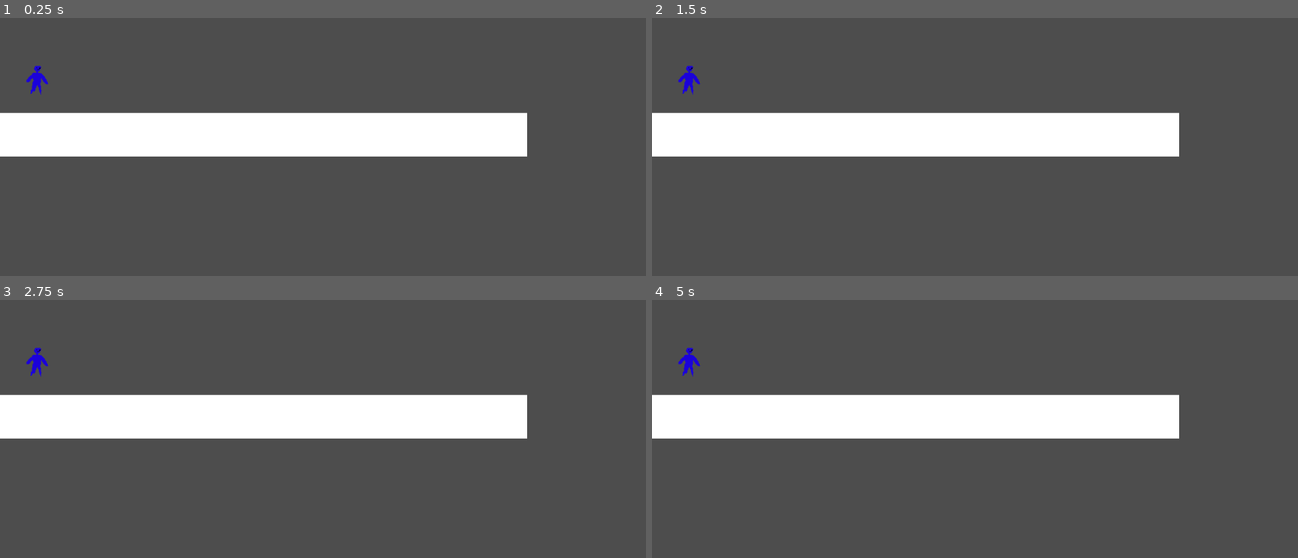
Above: before the commit, frames 1-4 (two rows, left to right).
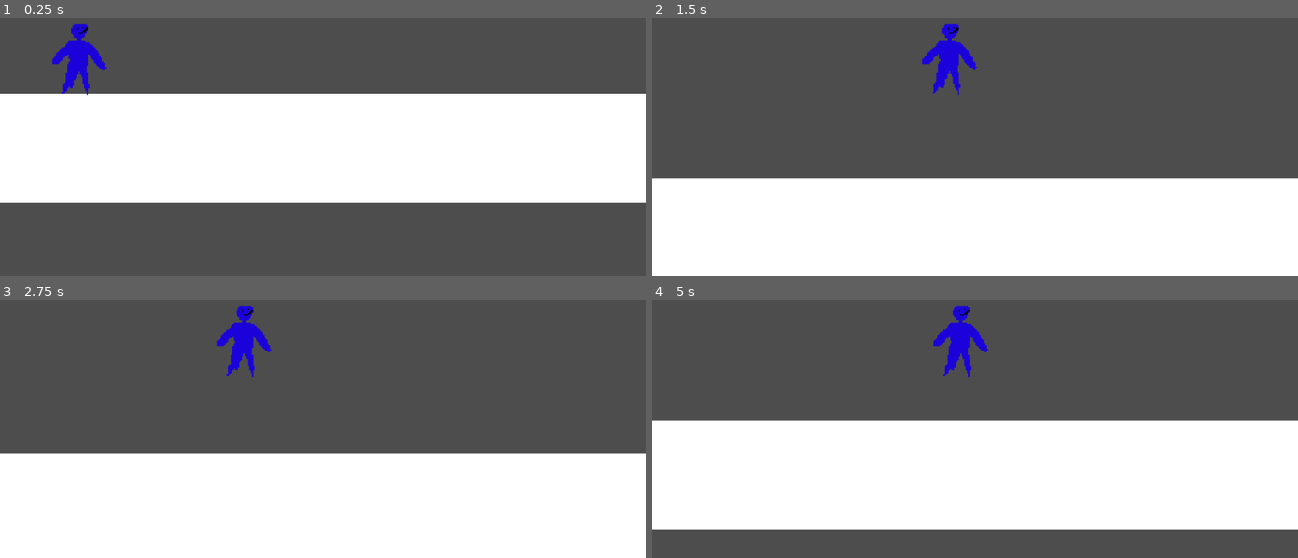
Above: after the commit, the same moments.

Repository: LuthienFowler/GameOff2024
Game: Godot game, scene res://Debug/world.tscn
Two runs of this game, one before a commit and one after it. Both use one fixed random seed, a clock stepped at 60 frames per second and the inputs below. The project has no main scene, so this scene is started directly.
Inputs:
- Up to frame 1 (0.25 s): no input
- Up to frame 2 (1.5 s): tap Enter at 0.5 s; hold Shift (run, bound only after the commit) 0.53-1.28 s; hold D (right) from 0.53 s (still down); tap Space (jump, bound only after the commit) at 0.77, 0.8, 1.07, 1.35 s
- Up to frame 3 (2.75 s): tap Space (jump, bound only after the commit) at 1.52, 1.82, 2.3 s; tap Shift (run, bound only after the commit) at 1.55 s; release D (right) at 2.03 s; hold A (left) from 2.03 s (still down); hold Shift (run, bound only after the commit) from 2.03 s (still down)
- Up to frame 4 (5 s): release A (left) at 2.78 s; release Shift (run, bound only after the commit) at 2.78 s; hold D (right) 2.78-4.28 s; tap Shift (run, bound only after the commit) at 2.85, 4.35 s; tap Space (jump, bound only after the commit) at 3.02, 3.32, 3.6, 3.77, 4.07, 4.52, 4.82 s; hold A (left) from 4.28 s (still down)

The runs differ from the first frame. In frame 1, 30% of the frame differs, in the area x 0-100%, y 2-72%; in frame 2, 53%; in frame 3, 56%, in the area x 0-100%, y 2-100%; in frame 4, 46%.

Commit message:
Finished a rough version of movement

Diff:
--- a/gameoff2024/Debug/world.tscn
+++ b/gameoff2024/Debug/world.tscn
@@ -19,5 +19,14 @@
 position = Vector2(470.5, 39)
 shape = SubResource("RectangleShape2D_ncypl")
 
-[node name="Player" parent="Ground/StaticBody2D" instance=ExtResource("1_o238h")]
-position = Vector2(67, -33)
+[node name="Player" parent="." instance=ExtResource("1_o238h")]
+position = Vector2(66, 323)
+
+[node name="Camera2D" type="Camera2D" parent="Player"]
+zoom = Vector2(2.5, 2.5)
+limit_left = 10
+limit_top = 100
+limit_right = 900
+limit_bottom = 500
+editor_draw_limits = true
+editor_draw_drag_margin = true
--- /dev/null
+++ b/gameoff2024/Player/GravityPacks/Base/GravityPack.gd
@@ -0,0 +1,6 @@
+extends Resource
+class_name GravityPack
+
+@export var jump_height: float
+@export var jump_time_to_peak: float
+@export var jump_time_to_descent: float
--- /dev/null
+++ b/gameoff2024/Player/GravityPacks/default.tres
@@ -0,0 +1,9 @@
+[gd_resource type="Resource" script_class="GravityPack" load_steps=2 format=3 uid="uid://ck8i4d6p357fp"]
+
+[ext_resource type="Script" path="res://Player/GravityPacks/Base/GravityPack.gd" id="1_e3k2t"]
+
+[resource]
+script = ExtResource("1_e3k2t")
+jump_height = 100.0
+jump_time_to_peak = 0.3
+jump_time_to_descent = 0.2
--- /dev/null
+++ b/gameoff2024/Player/MovementPacks/default.tres
@@ -0,0 +1,10 @@
+[gd_resource type="Resource" script_class="MovementPack" load_steps=2 format=3 uid="uid://ds486uxae8k5p"]
+
+[ext_resource type="Script" path="res://Player/MovementPacks/Base/MovementPacks.gd" id="1_w8uys"]
+
+[resource]
+script = ExtResource("1_w8uys")
+speed = 100.0
+acc = 1000.0
+frict = 1000.0
+run_speed = 200.0
--- a/gameoff2024/Player/player.gd
+++ b/gameoff2024/Player/player.gd
@@ -1,9 +1,26 @@
 extends CharacterBody2D
 
 @export var mp: MovementPack
+@export var gp: GravityPack
 
-func move():
-	pass
+@onready var jump_velocity = ((2.0 * gp.jump_height) / gp.jump_time_to_peak) * -1
+@onready var jump_gravity = ((-2.0 * gp.jump_height) / (gp.jump_time_to_peak * gp.jump_time_to_peak)) * -1
+@onready var fall_gravity = ((-2.0 * gp.jump_height) / (gp.jump_time_to_descent * gp.jump_time_to_descent)) * -1
+
+func _physics_process(delta: float):
+	move(delta)
+	jump()
+	velocity.y += apply_gravity() * delta
+
+func move(delta):
+	var input = get_input()
+
+	if input == 0:
+		frict(delta)
+	elif input != 0:
+		acc(delta, input)
+
+	move_and_slide()
 
 func get_input():
 	var x_axis = 0
@@ -14,3 +31,19 @@
 		x_axis = 1
 
 	return x_axis
+
+func acc(delta, direction):
+	if Input.is_action_pressed("run"):
+		velocity.x = move_toward(velocity.x, mp.run_speed * direction, mp.acc * delta)
+	else:
+		velocity.x = move_toward(velocity.x, mp.speed * direction, mp.acc * delta)
+
+func frict(delta):
+	velocity.x = move_toward(velocity.x, 0, mp.frict * delta)
+
+func apply_gravity():
+	return jump_gravity if velocity.y < 0.0 else fall_gravity
+
+func jump():
+	if Input.is_action_just_pressed("jump") and is_on_floor():
+		velocity.y = jump_velocity
--- a/gameoff2024/Player/player.tscn
+++ b/gameoff2024/Player/player.tscn
@@ -1,7 +1,9 @@
-[gd_scene load_steps=4 format=3 uid="uid://cctivjh860fh6"]
+[gd_scene load_steps=6 format=3 uid="uid://cctivjh860fh6"]
 
 [ext_resource type="Texture2D" uid="uid://ctk8321wimy63" path="res://Player/TestSpritelolFixedLikeActuallyTheSecond.png" id="1_e3rk8"]
 [ext_resource type="Script" path="res://Player/player.gd" id="1_ueie2"]
+[ext_resource type="Resource" uid="uid://ds486uxae8k5p" path="res://Player/MovementPacks/default.tres" id="2_eo38y"]
+[ext_resource type="Resource" uid="uid://ck8i4d6p357fp" path="res://Player/GravityPacks/default.tres" id="3_ujma2"]
 
 [sub_resource type="CapsuleShape2D" id="CapsuleShape2D_867c1"]
 radius = 14.0
@@ -9,6 +11,8 @@
 
 [node name="Player" type="CharacterBody2D"]
 script = ExtResource("1_ueie2")
+mp = ExtResource("2_eo38y")
+gp = ExtResource("3_ujma2")
 
 [node name="Sprite2D" type="Sprite2D" parent="."]
 position = Vector2(4, -26)
--- a/gameoff2024/project.godot
+++ b/gameoff2024/project.godot
@@ -14,6 +14,13 @@
 config/features=PackedStringArray("4.3", "Forward Plus")
 config/icon="res://icon.svg"
 
+[file_customization]
+
+folder_colors={
+"res://Debug/": "purple",
+"res://Player/": "blue"
+}
+
 [input]
 
 left={
@@ -26,6 +33,16 @@
 "events": [Object(InputEventKey,"resource_local_to_scene":false,"resource_name":"","device":-1,"window_id":0,"alt_press …(192 unchanged characters)…
 ]
 }
+run={
+"deadzone": 0.5,
+"events": [Object(InputEventKey,"resource_local_to_scene":false,"resource_name":"","device":-1,"window_id":0,"alt_pressed":false,"shift_pressed":false,"ctrl_pressed":false,"meta_pressed":false,"pressed":false,"keycode":0,"physical_keycode":4194325,"key_label":0,"unicode":0,"location":0,"echo":false,"script":null)
+]
+}
+jump={
+"deadzone": 0.5,
+"events": [Object(InputEventKey,"resource_local_to_scene":false,"resource_name":"","device":-1,"window_id":0,"alt_pressed":false,"shift_pressed":false,"ctrl_pressed":false,"meta_pressed":false,"pressed":false,"keycode":0,"physical_keycode":32,"key_label":0,"unicode":32,"location":0,"echo":false,"script":null)
+]
+}
 
 [rendering]
 
